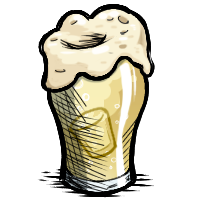
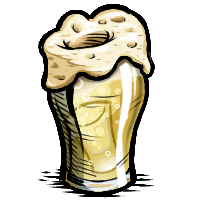
Before/after of a w=200, h=200 layered artwork. What changed in the layer stack:
added layer "レイヤー 20 のコピー" above "グループ 1 のコピー" over [37, 4, 155, 198]
added layer "グループ 1 のコピー" above "グループ 1" over [38, 4, 155, 197]
added layer "レイヤー 28" in group "グループ 1" over [54, 16, 138, 81]
painted on "レイヤー 4" over [48, 15, 129, 73]
painted on "レイヤー 7" over [116, 172, 127, 179]
painted on "レイヤー 15" over [70, 58, 144, 194]
removed layer "レイヤー 3" from group "グループ 1" over [69, 106, 118, 159]
painted on "レイヤー 19" over [46, 9, 140, 87]
added layer "レイヤー 29" in group "グループ 1" over [42, 16, 148, 92]
painted on "レイヤー 18" over [38, 5, 155, 94]
painted on "レイヤー 8" over [107, 15, 129, 35]
moved "レイヤー 14" above "レイヤー 17", painted on it over [48, 82, 145, 193]
added layer "レイヤー 31" in group "グループ 1" over [43, 56, 155, 98]
added layer "レイヤー 30" in group "グループ 1" over [49, 57, 145, 99]
added layer "レイヤー 25" (70%) in group "グループ 1" over [68, 113, 114, 158]
added layer "レイヤー 22" in group "グループ 1" over [61, 99, 125, 175]
added layer "レイヤー 24" in group "グループ 1" over [92, 151, 123, 173]
added layer "レイヤー 21" (screen, 70%) in group "グループ 1" over [61, 69, 123, 138]
painted on "レイヤー 10" over [78, 97, 118, 150]
added layer "レイヤー 23" (20%) in group "グループ 1" over [65, 102, 124, 173]
added layer "レイヤー 26" in group "グループ 1" over [62, 171, 138, 197]
